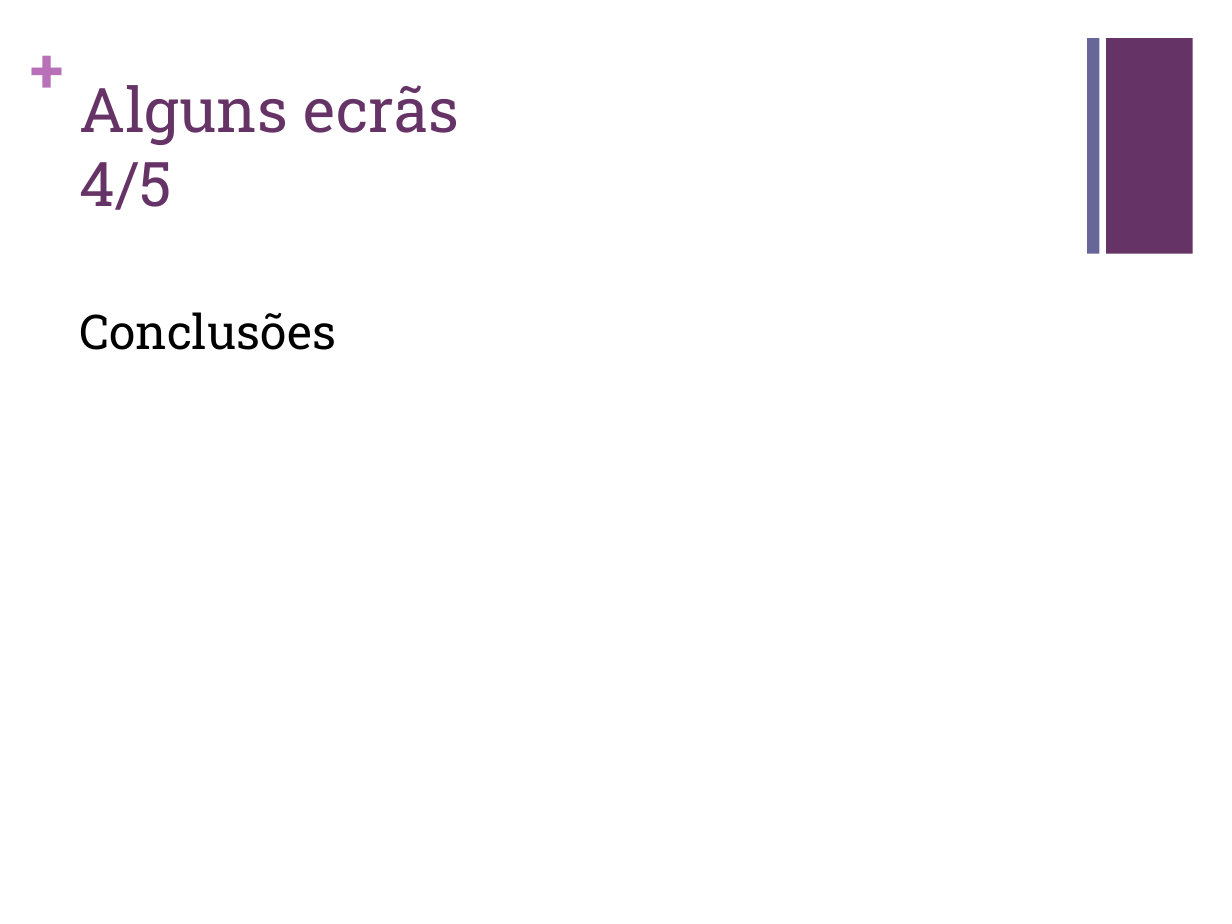
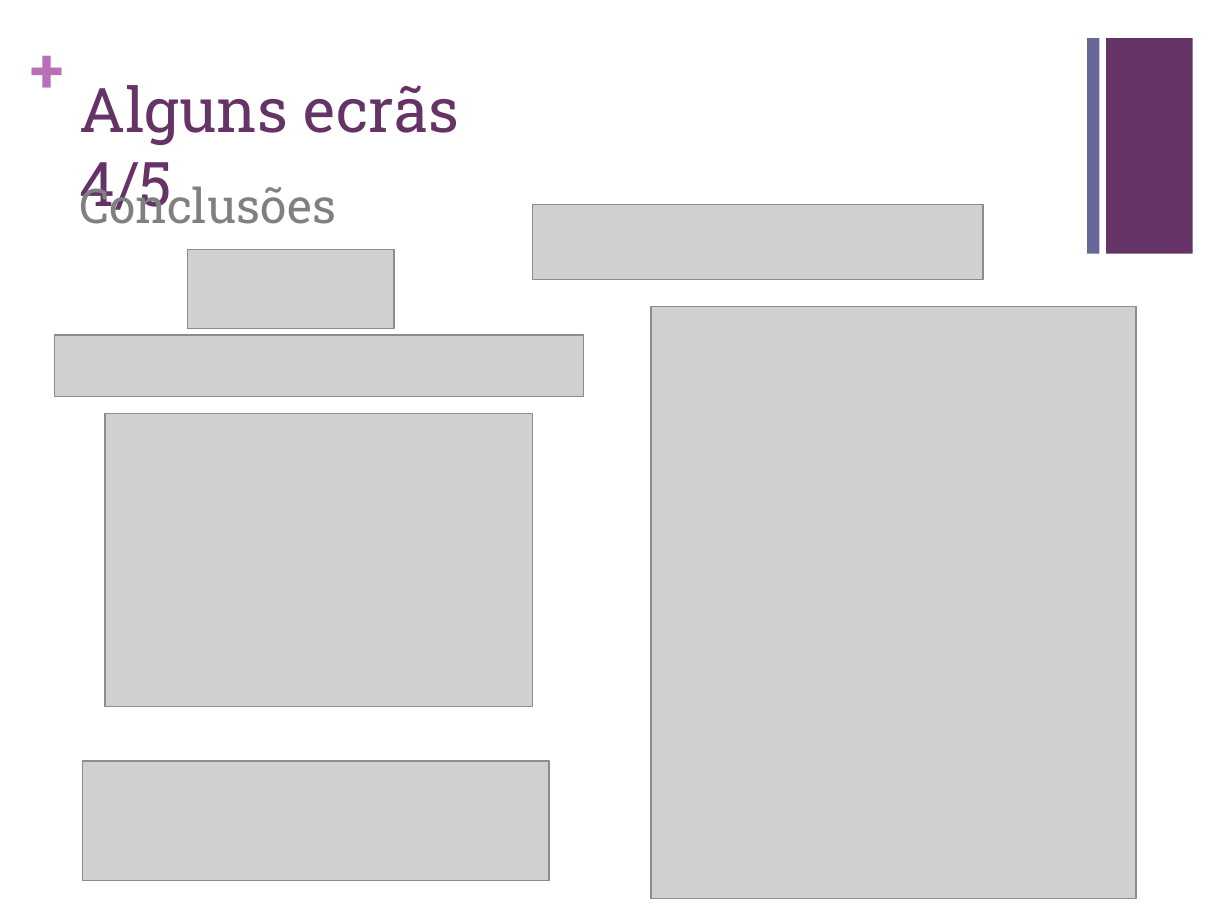
Before and after one commit to carboned4/C_C_U-2015-10, a slide deck: slide 13 of Aula 06/G10 - Apresentacao - Lab05.pptx. Drawn at 1232x924 pixels with LibreOffice and Linux fonts; fonts in the diff are those of the drawing; grey boxes stand for pictures. Boxes give left, top, right and bottom in pixels: in the first picture for what was removed or moved away, otherwise in the second. Text is boxed around its words. In the diff, an @@ line names an element or a change of style, - is before the commit and + after.

```diff
--- a/Aula 06/G10 - Apresentacao - Lab05.pptx
+++ b/Aula 06/G10 - Apresentacao - Lab05.pptx
@@ text "Conclusões": place and size @@
-text "Conclusões" at <box>79,312,336,350</box>
+text "Conclusões" at <box>79,179,336,224</box>
@@ text "Conclusões" at <box>79,179,336,224</box>: text colour #000000 to #808080 @@
@@ picture added at <box>532,205,983,280</box> @@
@@ picture added at <box>187,249,394,328</box> @@
@@ picture added at <box>650,307,1136,898</box> @@
@@ picture added at <box>54,335,583,397</box> @@
@@ picture added at <box>105,414,532,706</box> @@
@@ picture added at <box>83,761,548,881</box> @@
```
Also in this commit, not shown: 10 other slides changed, 1 other file.
